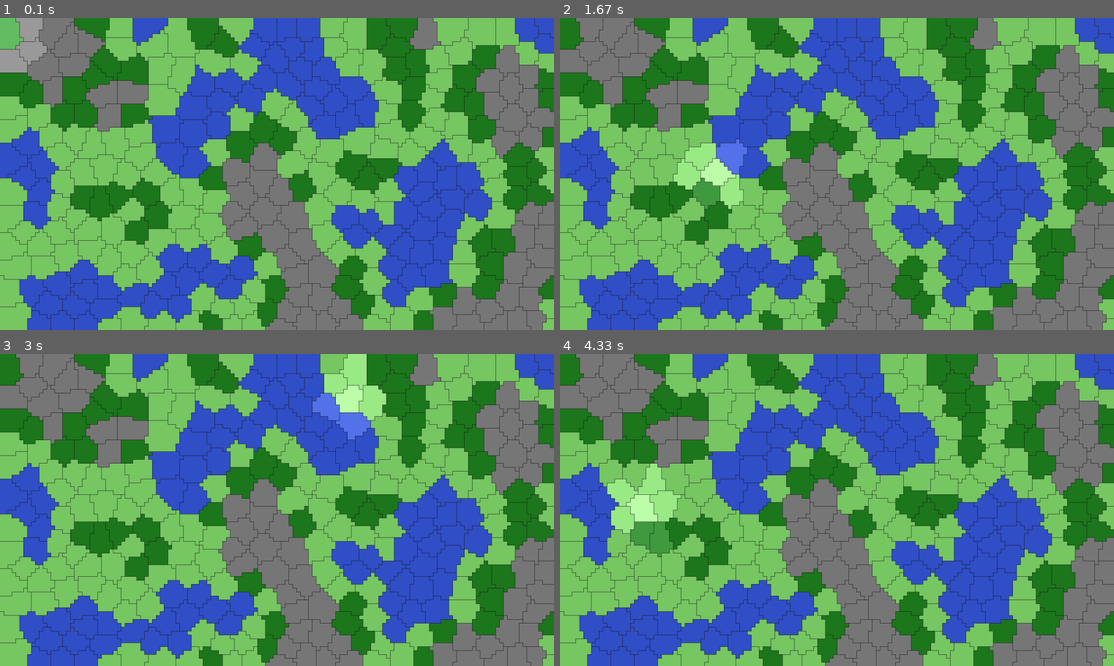
Above: before the commit, frames 1-4 (two rows, left to right).
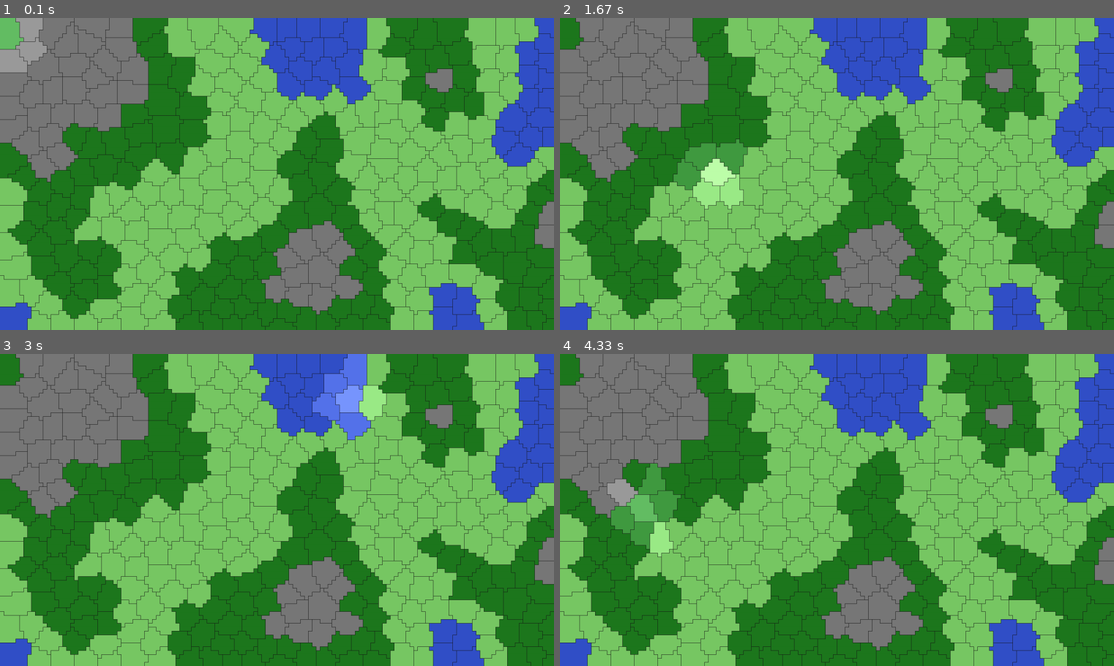
Above: after the commit, the same moments.

Repository: capdevillex/proj_info
Game: pygame game, started from ui/main.py
Same seed, same stepped clock (60 frames per second), same inputs: the game is played once before the commit and once after it.
Inputs (mouse positions are in pixels of both pictures, inside the frame that each line leads up to):
- Up to frame 1 (0.1 s): no input
- Up to frame 2 (1.67 s): hold D 0.33-0.8 s; move the mouse to (814, 186) at 0.37 s; hold D 0.83-1.3 s; move the mouse to (1014, 164) at 0.87 s; hold S from 1.33 s (still down); move the mouse to (704, 177) at 1.37 s
- Up to frame 3 (3 s): release S at 1.8 s; hold D 1.83-2.47 s; move the mouse to (105, 463) at 1.87 s; hold S 2.5-2.97 s; move the mouse to (360, 400) at 2.53 s
- Up to frame 4 (4.33 s): hold D 3-3.47 s; move the mouse to (903, 538) at 3.03 s; hold D 3.5-3.97 s; move the mouse to (848, 403) at 3.53 s; hold S from 4 s (still down); move the mouse to (637, 500) at 4.03 s

The runs differ from the first frame. In frame 1, 66% of the frame differs, in the area x 0-100%, y 0-100%; in frame 2, 66%; in frame 3, 66%; in frame 4, 66%.

Commit message:
Refactor Map class to include avg_pts_per_tile attribute and update biome generation logic

Diff:
--- a/world/map.py
+++ b/world/map.py
@@ -41,6 +41,8 @@
 import random, math
 from typing import List, Tuple, Optional, Dict
 from collections import defaultdict, Counter, deque
+
+from matplotlib.pyplot import sca
 
 from utils.noise import perlin_noise
 
@@ -65,6 +67,7 @@
         self.width = width
         self.height = height
         self.n_points = width * height / avg_pts_per_tile
+        self.avg_pts_per_tile = avg_pts_per_tile
         self.seed = seed
         random.seed(self.seed)
         self.log = log
@@ -85,7 +88,7 @@
         return {
             "width": self.width,
             "height": self.height,
-            "avg_pts_per_tile": self._assign_cells,
+            "avg_pts_per_tile": self.avg_pts_per_tile,
             "seed": self.seed,
         }
 
@@ -94,6 +97,7 @@
         """Pipeline de génération de la carte"""
         self._log("[1] Génération des points d'attraction (Poisson)")
         self.capitals = self._poisson_disk_sampling(self.n_points)
+        self._log(f"    {len(self.capitals)} points d'attraction générés")
 
         self._log("[2] Relaxation de Lloyd")
         self._lloyd_relaxation(iterations=2)
@@ -175,7 +179,7 @@
 
             self.capitals = new_capitals
 
-    def _generate_biomes(self, scale=30, octaves=2):
+    def _generate_biomes(self, octaves=3):
         """
         Génère les biomes via bruit de Perlin.
 
@@ -185,11 +189,13 @@
         Le Perlin garantit une continuité spatiale naturelle, évitant le bruit
         aléatoire pur.
         """
-        seed = random.randint(0, 255)
-
-        for y in range(self.height):
-            for x in range(self.width):
-                n = perlin_noise(x / scale, y / scale, octaves=octaves, base=seed)
+        scale = self.avg_pts_per_tile * 1.5
+
+        for y in range(self.height):
+            for x in range(self.width):
+                n = perlin_noise(
+                    x / scale, y / scale, octaves=octaves, lacunarity=1.75, base=self.seed % 255
+                )
 
                 if n < -0.2:
                     self.biomes[y][x] = "water"
